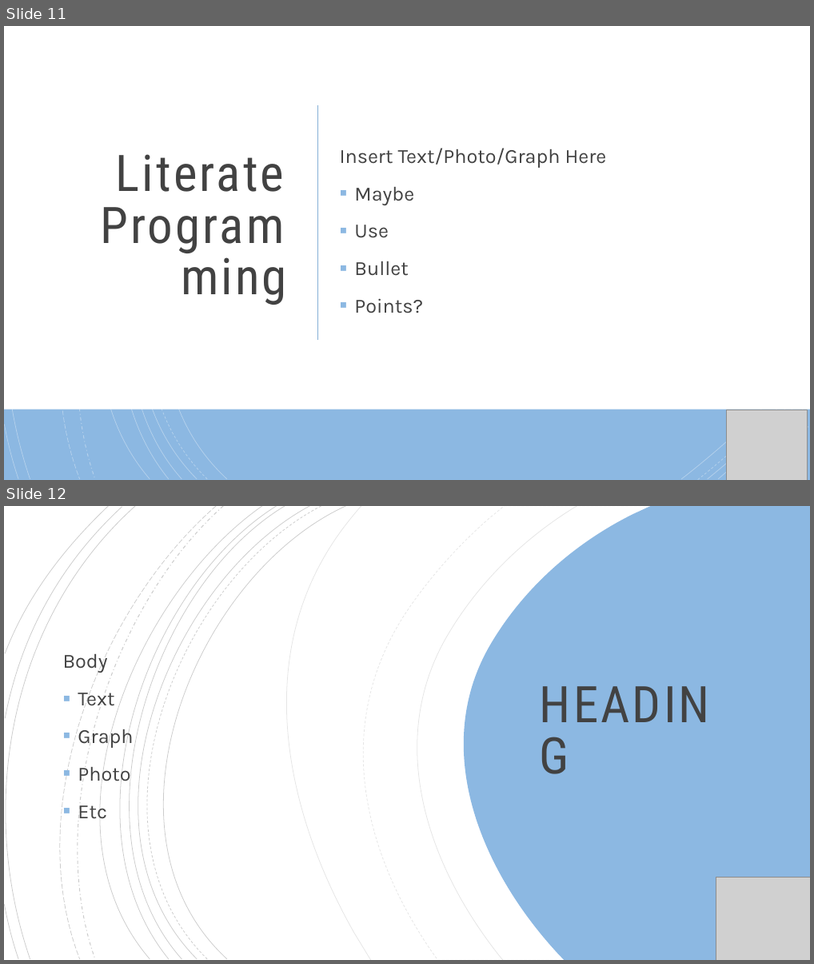
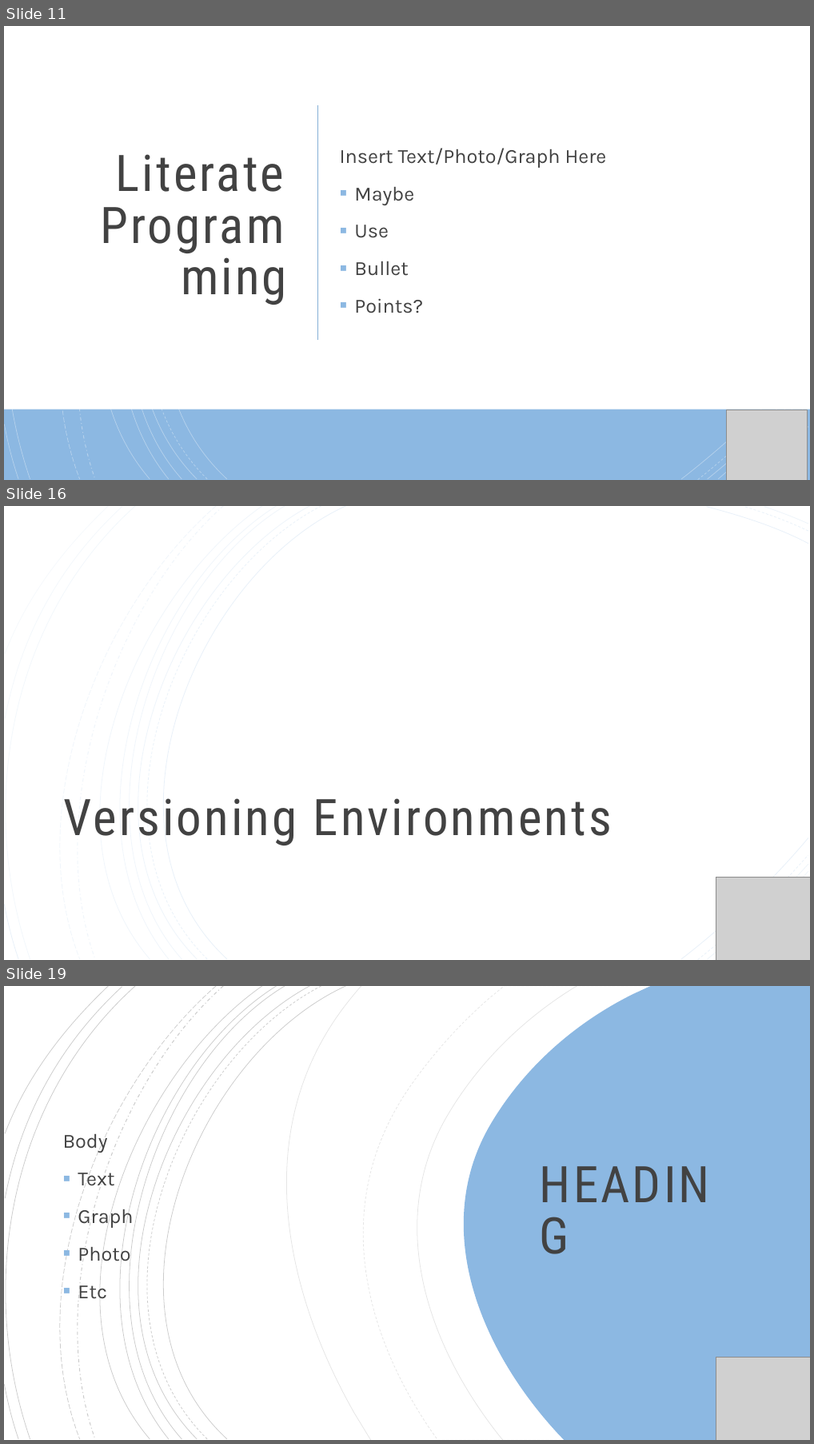
Before and after one commit to vanderbilt-data-science/reproducible-ds, a slide deck: MakingDataScienceReproducible.pptx. Shown one above the other, each under a label of ours: slides 11 and 12 before the commit, slides 11, 16 and 19 after it; the slides between them are not shown. The pictures are 814x964 and 814x1444 pixels, drawn with LibreOffice and Linux fonts; fonts in the diff are those of the drawing; grey boxes stand for pictures. Boxes give left, top, right and bottom in pixels: in the first picture for what was removed or moved away, otherwise in the second. Text is boxed around its words. In the diff, an @@ line names an element or a change of style, - is before the commit and + after.

Commit message:
updated with versioning for models and environments

```diff
--- a/MakingDataScienceReproducible.pptx
+++ b/MakingDataScienceReproducible.pptx
@@ slide 16 added at box(4, 506, 810, 960), background #FFFFFF; not listed: 16 template elements that a slide beside it also shows @@
@@ rectangle added at box(4, 506, 810, 960), fill #FFFFFF @@
@@ group added at box(4, 506, 809, 960): 19 freeform shapes @@
@@ title added at box(63, 798, 612, 845), 60 pt, text #424242 @@
+Versioning Environments
@@ picture added at box(717, 877, 810, 960) @@
@@ what was slide 12 is now slide 19 @@
```
Also in this commit, not shown: 6 other slides added, 1 other file.
